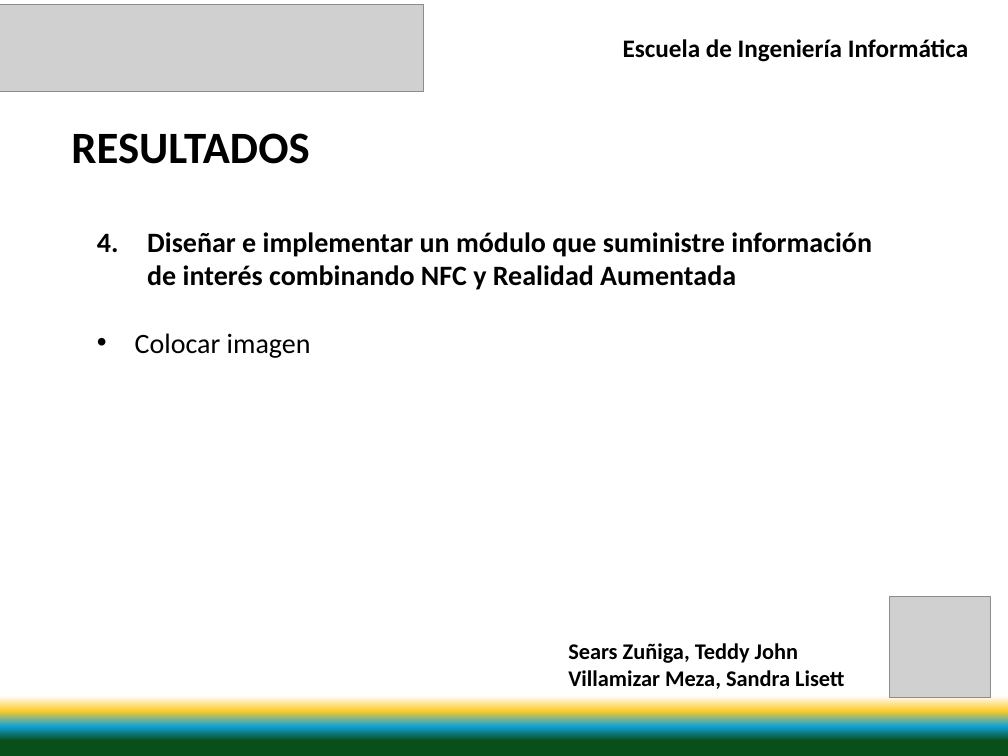
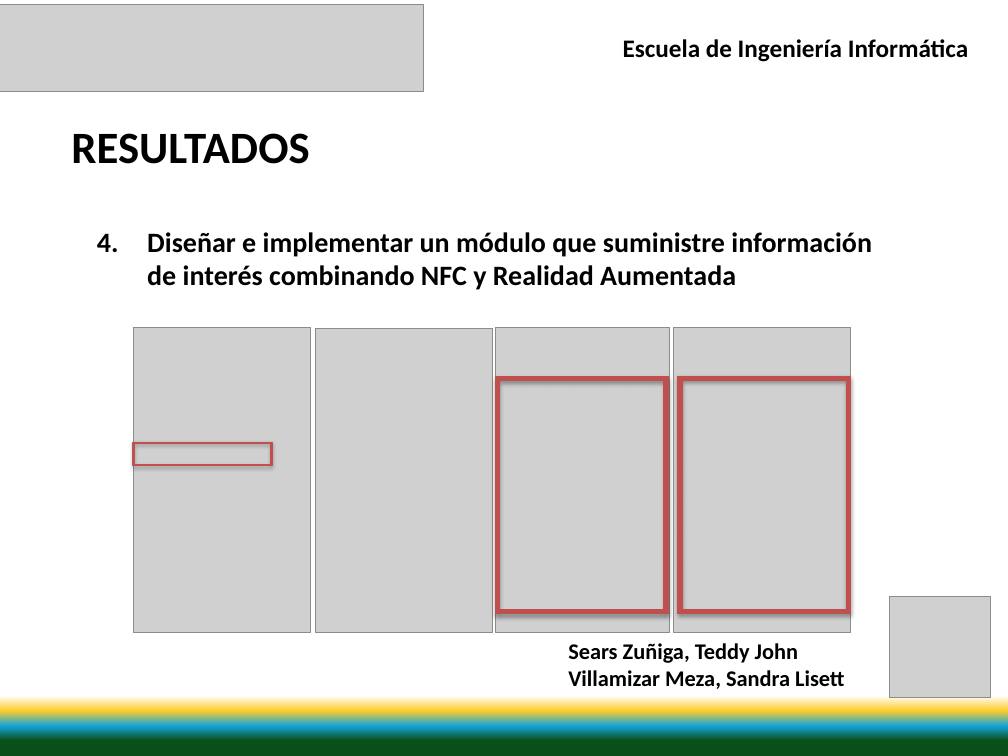
Before and after one commit to svillami/SanTed, a slide deck: slide 32 of Documentacion/Presentacion/Presentacion V1.0.pptx. Drawn at 1008x756 pixels with LibreOffice and Linux fonts; fonts in the diff are those of the drawing; grey boxes stand for pictures. Boxes give left, top, right and bottom in pixels: in the first picture for what was removed or moved away, otherwise in the second. Text is boxed around its words. In the diff, an @@ line names an element or a change of style, - is before the commit and + after.

```diff
--- a/Documentacion/Presentacion/Presentacion V1.0.pptx
+++ b/Documentacion/Presentacion/Presentacion V1.0.pptx
@@ text at box(135, 333, 311, 358): paragraph removed @@
-• Colocar imagen
@@ group added at box(133, 328, 852, 632): 4 pictures, 3 frames @@
```
Also in this commit, not shown: 3 other slides changed, 1 other file.
